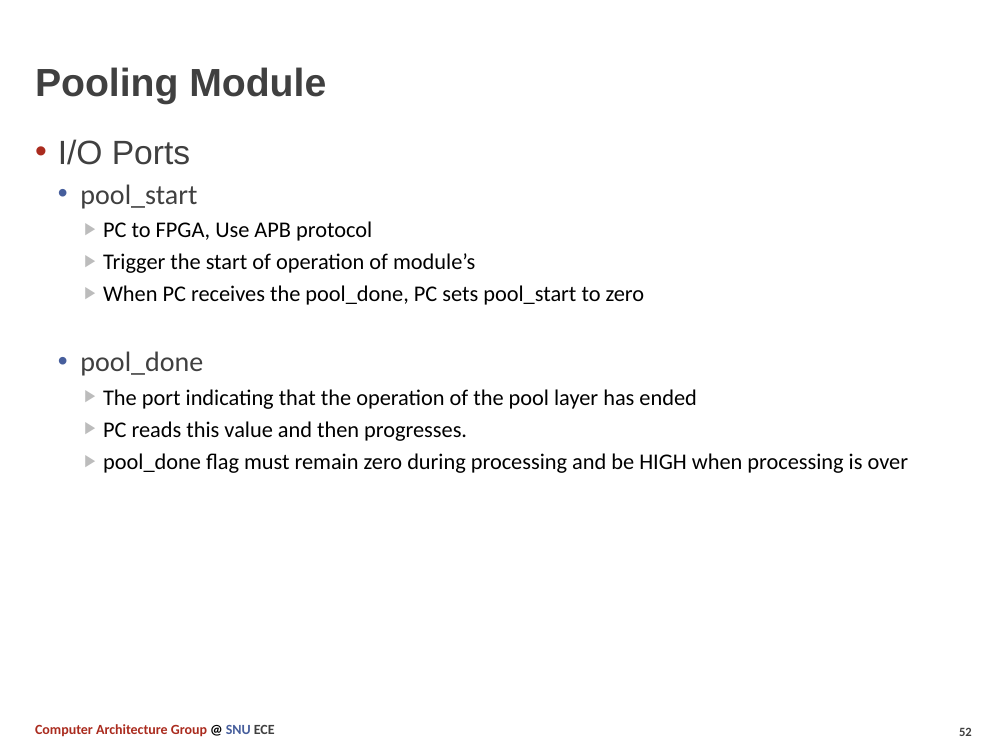
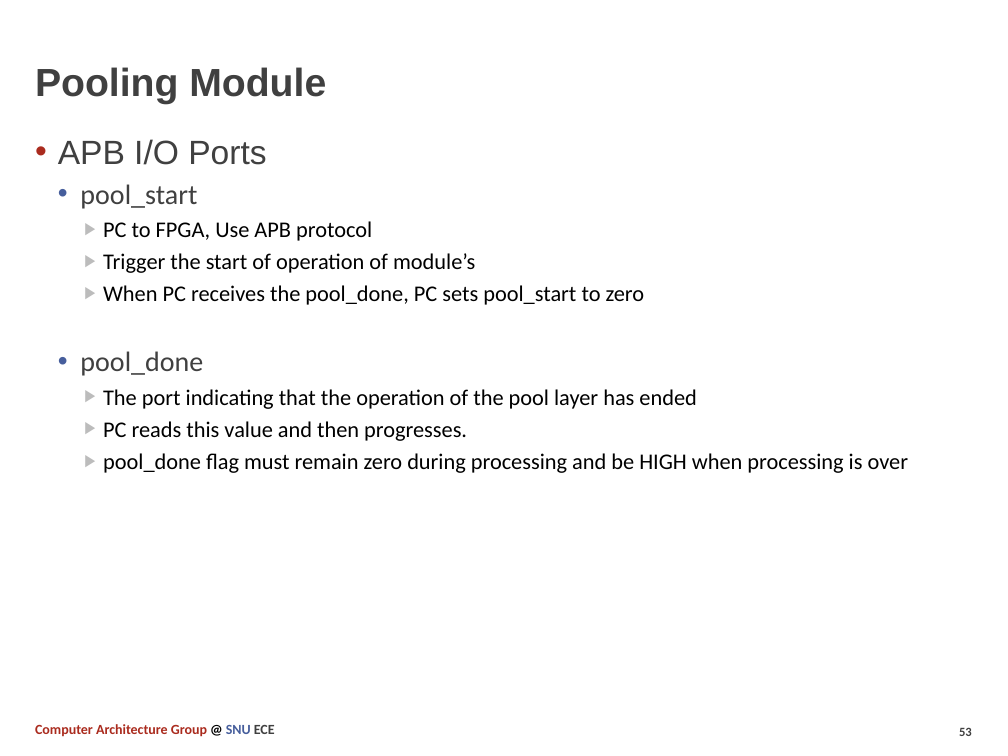
Before and after one commit to SNU-Comparch-Classes/ECE-315.A_2021_Fall_Final_Project, a slide deck: slide 53 of docs/Term_Project.pptx (slide 52 before the commit). Drawn at 1008x756 pixels with LibreOffice and Linux fonts; fonts in the diff are those of the drawing. Boxes give left, top, right and bottom in pixels: in the first picture for what was removed or moved away, otherwise in the second. Text is boxed around its words. In the diff, an @@ line names an element or a change of style, - is before the commit and + after.

```diff
--- a/docs/Term_Project.pptx
+++ b/docs/Term_Project.pptx
@@ text at [58, 139, 266, 165]: text changed @@
-• I/O Ports
+• APB I/O Ports
```
Also in this commit, not shown: 3 other slides changed, 1 slide added.
